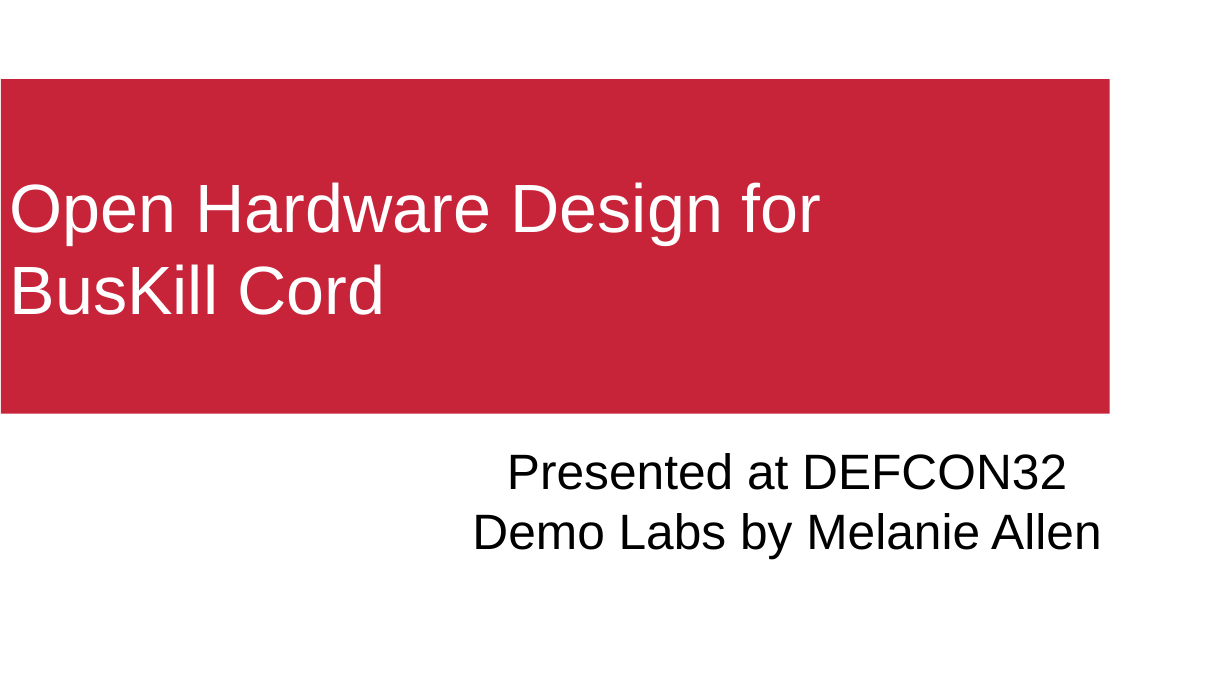
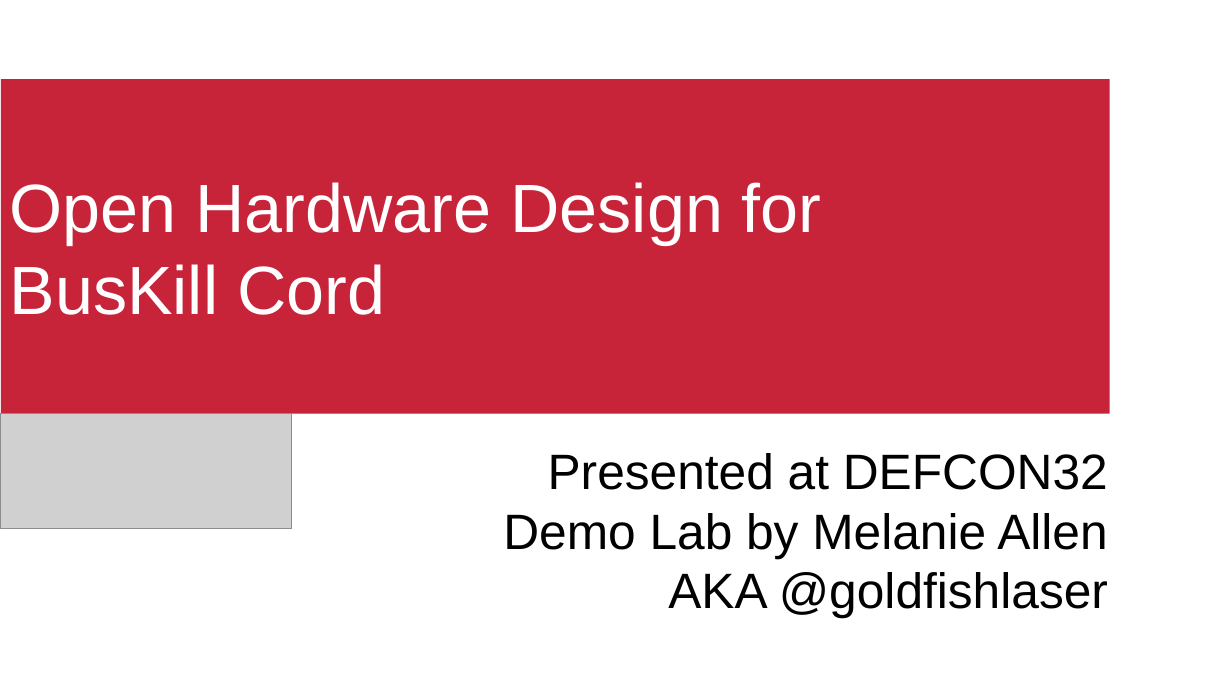
Before and after one commit to BusKill/usb-a-magnetic-breakaway, a slide deck: slide 1 of Goldfishlaser Version/Presentations/DEFCON32talk.odp. Drawn at 1232x693 pixels with LibreOffice and Linux fonts; fonts in the diff are those of the drawing; grey boxes stand for pictures; background and template pictures are left out. Boxes give left, top, right and bottom in pixels: in the first picture for what was removed or moved away, otherwise in the second. Text is boxed around its words. In the diff, an @@ line names an element or a change of style, - is before the commit and + after.

```diff
--- a/Goldfishlaser Version/Presentations/DEFCON32talk.odp
+++ b/Goldfishlaser Version/Presentations/DEFCON32talk.odp
@@ picture added at (1,414,292,529) @@
@@ subtitle at (503,453,1108,618): text changed @@
-Presented at DEFCON32 Demo Labs by Melanie Allen
+Presented at DEFCON32 Demo Lab by Melanie Allen AKA @goldfishlaser
```
Also in this commit, not shown: 6 other slides changed, 7 slides added, 2 slides removed, 3 other files.
